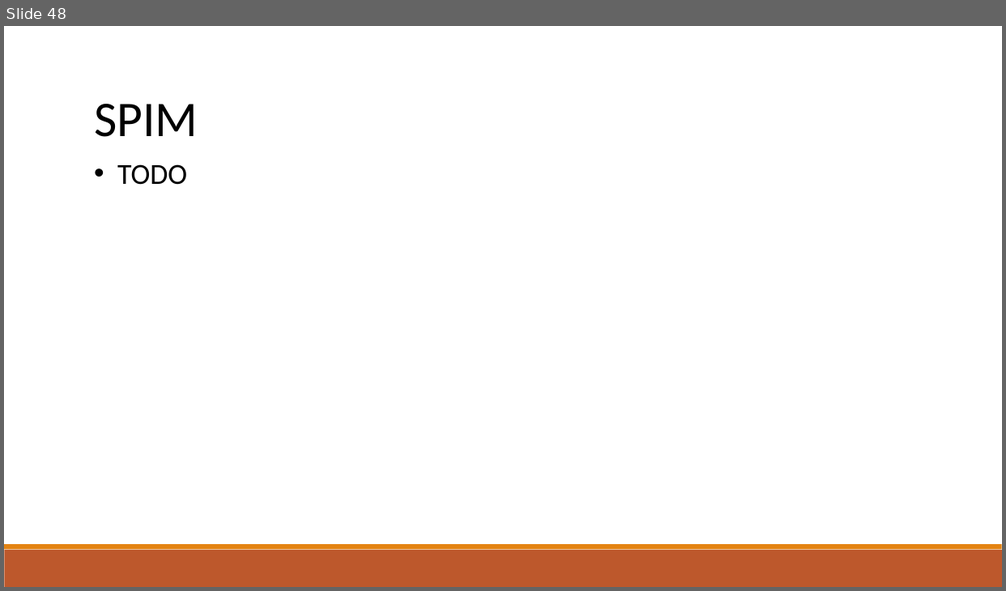
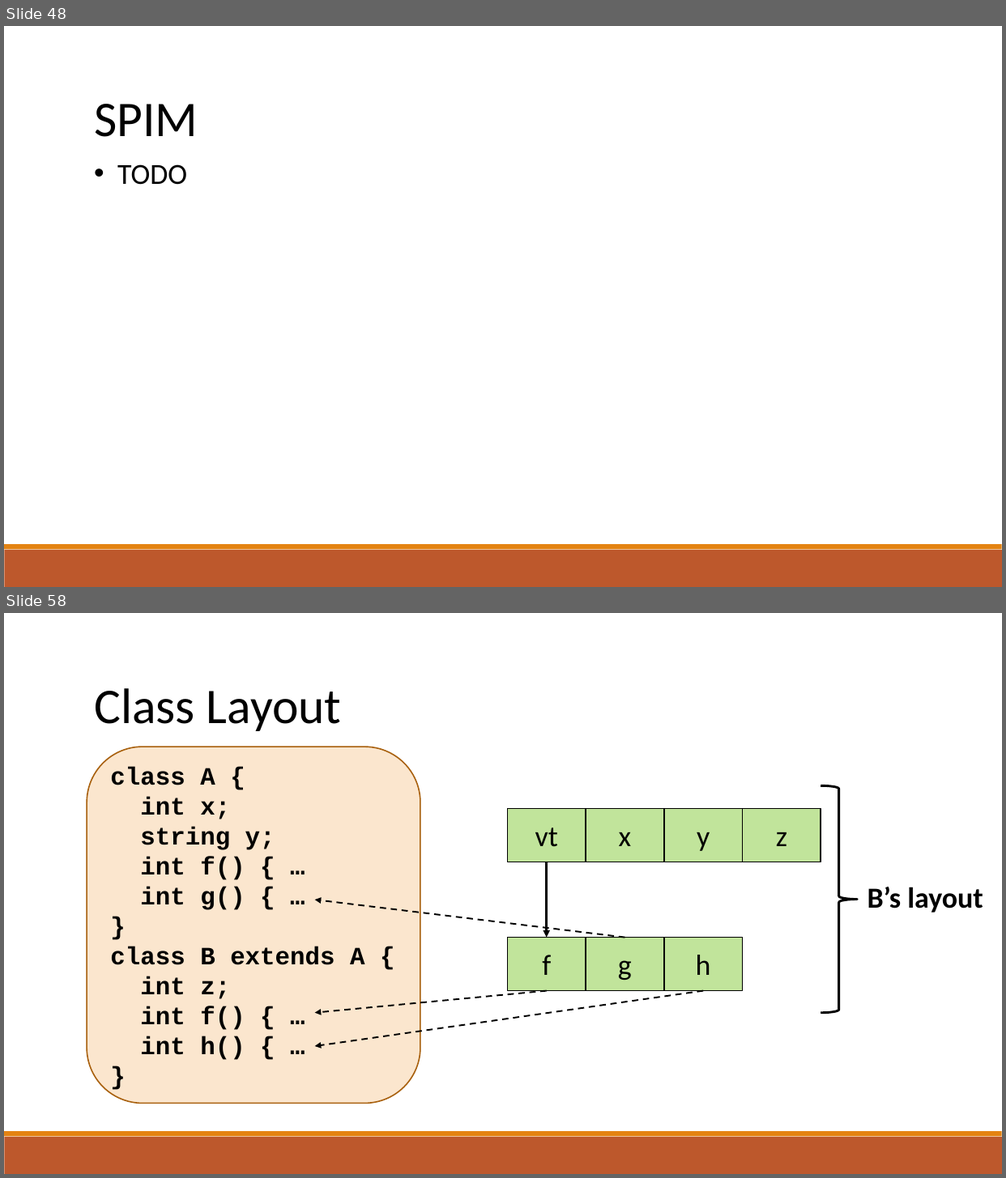
Before and after one commit to raghadzeidan/COMPILATION_TAU_FOR_STUDENTS, a slide deck: new_slides/codegen.pptx. Shown one above the other, each under a label of ours: slide 48 before the commit, slides 48 and 58 after it; the slides between them are not shown. The pictures are 1006x591 and 1006x1178 pixels, drawn with LibreOffice and Linux fonts; fonts in the diff are those of the drawing. Boxes give left, top, right and bottom in pixels: in the first picture for what was removed or moved away, otherwise in the second. Text is boxed around its words. In the diff, an @@ line names an element or a change of style, - is before the commit and + after.

```diff
--- a/new_slides/codegen.pptx
+++ b/new_slides/codegen.pptx
@@ slide 58 added at box(4, 613, 1002, 1174), background #FFFFFF; not listed: 2 template elements that a slide beside it also shows @@
@@ text added at box(94, 688, 342, 731), 48 pt, text #000000 @@
+Class Layout
@@ rounded rectangle added at box(87, 747, 421, 1104), fill #FBE6CE, outline #A9610D 1.25 pt, 24 pt, text #000000, bold @@
+class A {
+int x;
+string y;
+int f() { …
+int g() { …
+}
+class B extends A {
+int z;
+int f() { …
+int h() { …
+}
@@ left brace added at box(820, 786, 858, 1013), outline #000000 2.25 pt @@
@@ group added at box(507, 808, 821, 862): 4 rectangles @@
+vt
+x
+y
+z
@@ arrow added from (547, 862) to (547, 938), #000000 2.25 pt @@
@@ arrow added from (624, 938) to (315, 900), #000000 1.5 pt dashed @@
@@ text added at box(867, 887, 983, 913), 28 pt, text #000000, bold @@
+B’s layout
@@ rectangle added at box(507, 938, 586, 991), fill #92D050 at 57% opacity, outline #000000 1.25 pt, 28 pt, text #000000 @@
+f
@@ rectangle added at box(586, 938, 664, 991), fill #92D050 at 57% opacity, outline #000000 1.25 pt, 28 pt, text #000000 @@
+g
@@ rectangle added at box(664, 938, 743, 991), fill #92D050 at 57% opacity, outline #000000 1.25 pt, 28 pt, text #000000 @@
+h
@@ arrow added from (547, 991) to (315, 1013), #000000 1.5 pt dashed @@
@@ arrow added from (703, 991) to (315, 1046), #000000 1.5 pt dashed @@
```
Also in this commit, not shown: 2 slides changed, 12 other slides added, 1 slide removed, 1 other file.
